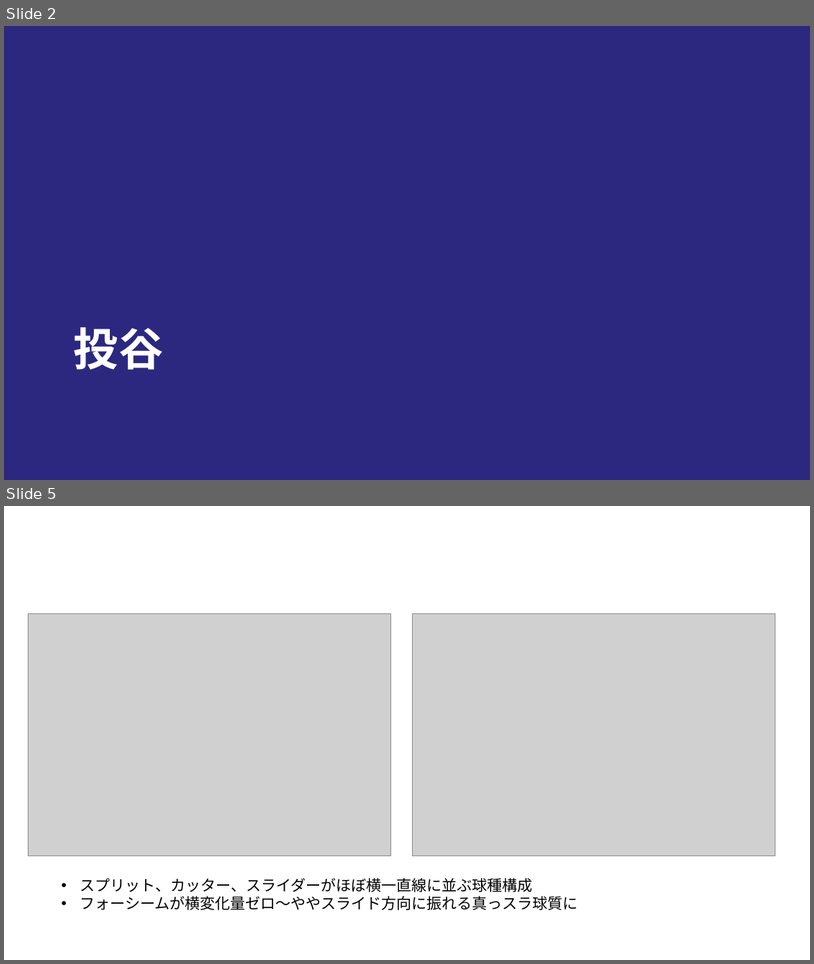
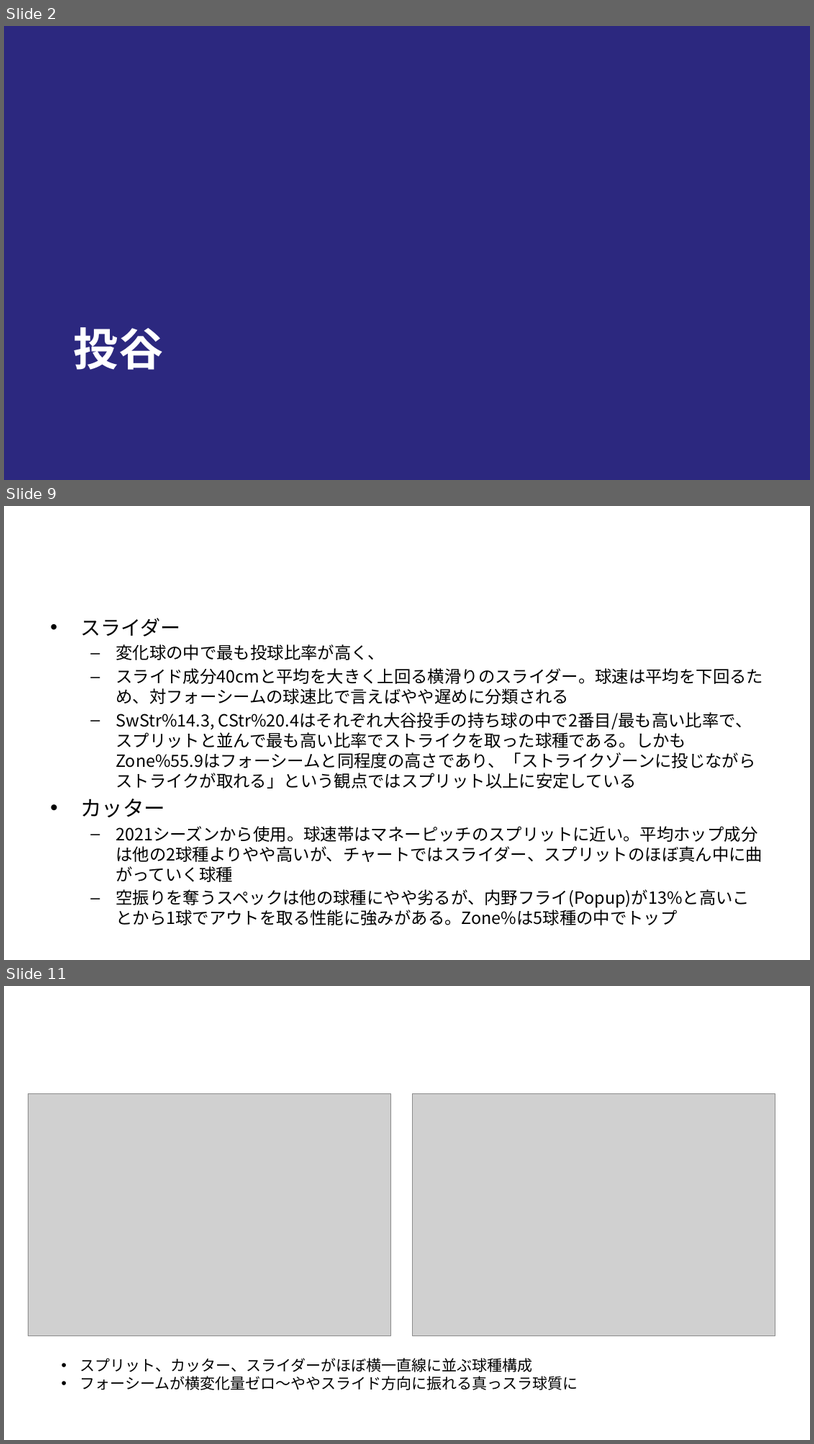
Before and after one commit to T-Reio/ohtani_analyze, a slide deck: slides/ohtani_tj.pptx. Shown one above the other, each under a label of ours: slides 2 and 5 before the commit, slides 2, 9 and 11 after it; the slides between them are not shown. The pictures are 814x964 and 814x1444 pixels, drawn with LibreOffice and Linux fonts; fonts in the diff are those of the drawing; grey boxes stand for pictures; background and template pictures are left out. Boxes give left, top, right and bottom in pixels: in the first picture for what was removed or moved away, otherwise in the second. Text is boxed around its words. In the diff, an @@ line names an element or a change of style, - is before the commit and + after.

```diff
--- a/slides/ohtani_tj.pptx
+++ b/slides/ohtani_tj.pptx
@@ slide 9 added at (x1=4, y1=506, x2=810, y2=960), background #FFFFFF @@
@@ title added at (x1=44, y1=524, x2=771, y2=600), 48 pt, text #FFFFFF, bold @@
+スライダー・カッター
@@ text added at (x1=80, y1=618, x2=764, y2=925), 20 pt, text #000000 @@
+• スライダー
+  – 変化球の中で最も投球比率が高く、
+  – スライド成分40cmと平均を大きく上回る横滑りのスライダー。球速は平均を下回るため、対フォーシームの球速比で言えばやや遅めに分類される
+  – SwStr%14.3, CStr%20.4はそれぞれ大谷投手の持ち球の中で2番目/最も高い比率で、スプリットと並んで最も高い比率でストライクを取った球種である。しかもZone%55.9はフォーシームと同程度の高さであり、「ストライクゾーンに投じながらストライクが取れる」という観点ではスプリット以上に安定している
+• カッター
+  – 2021シーズンから使用。球速帯はマネーピッチのスプリットに近い。平均ホップ成分は他の2球種よりやや高いが、チャートではスライダー、スプリットのほぼ真ん中に曲がっていく球種
+  – 空振りを奪うスペックは他の球種にやや劣るが、内野フライ(Popup)が13%と高いことから1球でアウトを取る性能に強みがある。Zone%は5球種の中でトップ
@@ what was slide 5 is now slide 11 @@
```
Also in this commit, not shown: 8 slides changed, 7 other slides added, 1 slide removed, 6 other files.
